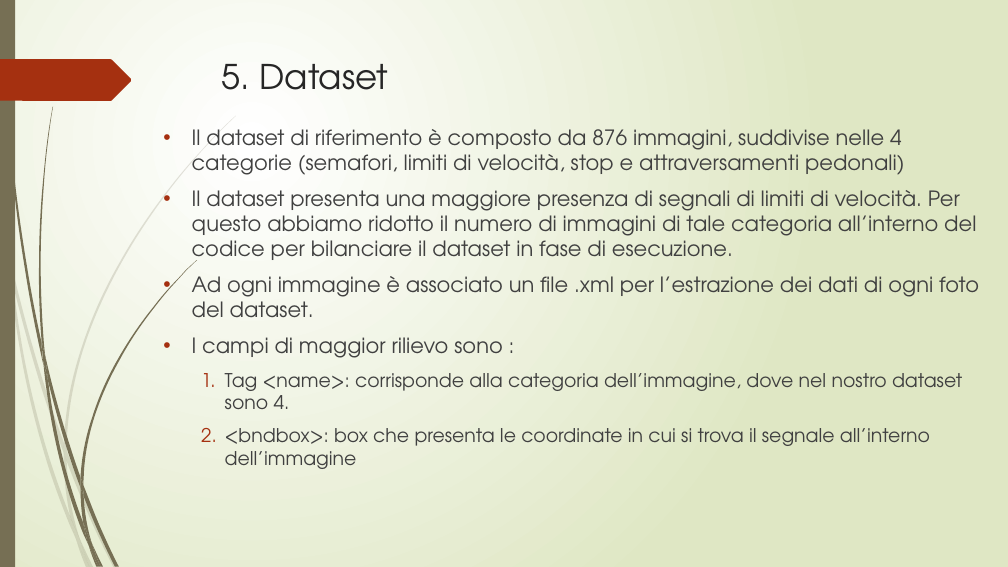
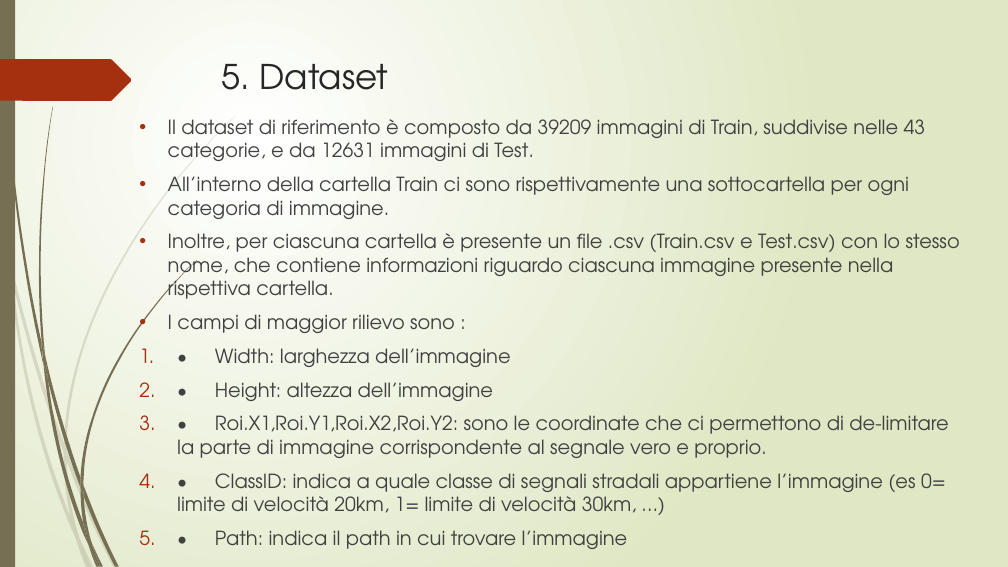
Before and after one commit to fpalomba/Segnali-Stradali, a slide deck: slide 12 of documentazione/Presentazione fia.pptx (slide 10 before the commit). Drawn at 1008x567 pixels with LibreOffice and Linux fonts; fonts in the diff are those of the drawing. Boxes give left, top, right and bottom in pixels: in the first picture for what was removed or moved away, otherwise in the second. Text is boxed around its words. In the diff, an @@ line names an element or a change of style, - is before the commit and + after.

```diff
--- a/documentazione/Presentazione fia.pptx
+++ b/documentazione/Presentazione fia.pptx
@@ text "Il dataset di riferimento è ...": place and size @@
-text "Il dataset di riferimento è ..." at [192, 129, 979, 469]
+text "Il dataset di riferimento è ..." at [168, 119, 960, 549]
@@ text at [168, 119, 960, 299]: text changed; size 20 to 18.5 pt @@
-• Il dataset di riferimento è composto da 876 immagini, suddivise nelle 4 categorie (semafori, limiti di velocità, stop e attraversamenti pedonali)
-• Il dataset presenta una maggiore presenza di segnali di limiti di velocità. Per questo abbiamo ridotto il numero di immagini di tale categoria all’interno del codice per bilanciare il dataset in fase di esecuzione.
-• Ad ogni immagine è associato un file .xml per l’estrazione dei dati di ogni foto del dataset.
+• Il dataset di riferimento è composto da 39209 immagini di Train, suddivise nelle 43 categorie, e da 12631 immagini di Test.
+• All’interno della cartella Train ci sono rispettivamente una sottocartella per ogni categoria di immagine.
+• Inoltre, per ciascuna cartella è presente un file .csv (Train.csv e Test.csv) con lo stesso nome, che contiene informazioni riguardo ciascuna immagine presente nella rispettiva cartella.
@@ text at [168, 314, 455, 333]: size 20 to 18.5 pt in "I campi di maggior rilievo sono :" @@
@@ text at [177, 348, 948, 549]: text changed; size 18 to 18.5 pt @@
-  1. Tag <name>: corrisponde alla categoria dell’immagine, dove nel nostro dataset sono 4.
-  2. <bndbox>: box che presenta le coordinate in cui si trova il segnale all’interno dell’immagine
+1. • Width: larghezza dell’immagine
+2. • Height: altezza dell’immagine
+3. • Roi.X1,Roi.Y1,Roi.X2,Roi.Y2: sono le coordinate che ci permettono di de-limitare la parte di immagine corrispondente al segnale vero e proprio.
+4. • ClassID: indica a quale classe di segnali stradali appartiene l’immagine (es 0= limite di velocità 20km, 1= limite di velocità 30km, …)
+5. • Path: indica il path in cui trovare l’immagine
```
Also in this commit, not shown: 5 other slides changed, 3 slides added, 1 other file.
